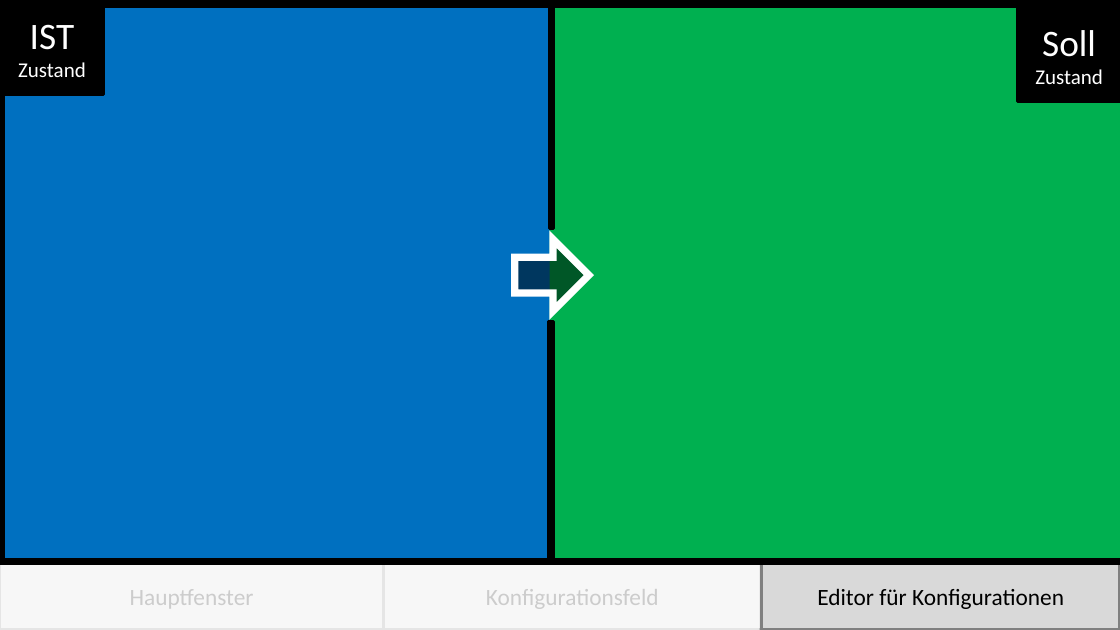
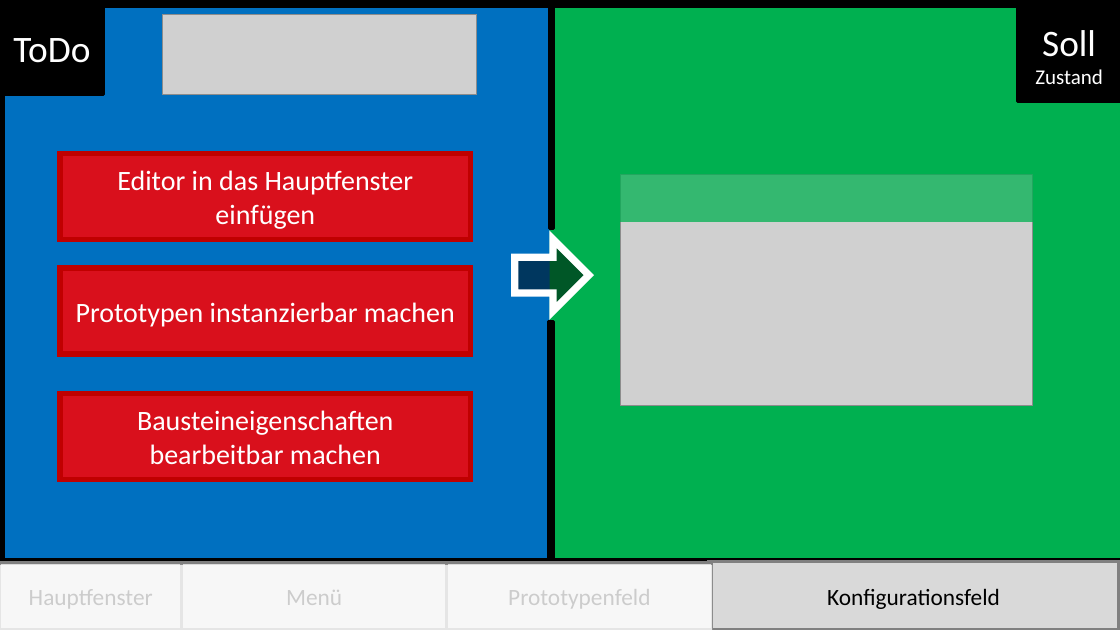
Before and after one commit to osl2/DAQ-Documents, a slide deck: slide 4 of 3-Implementierung/0-Ressourcen/2019-07-25 - Zwischenstandsbesprechung/2019-07-25-Zwischenstand-GUI.pptx. Drawn at 1120x630 pixels with LibreOffice and Linux fonts; fonts in the diff are those of the drawing; grey boxes stand for pictures. Boxes give left, top, right and bottom in pixels: in the first picture for what was removed or moved away, otherwise in the second. Text is boxed around its words. In the diff, an @@ line names an element or a change of style, - is before the commit and + after.

```diff
--- a/3-Implementierung/0-Ressourcen/2019-07-25 - Zwischenstandsbesprechung/2019-07-25-Zwischenstand-GUI.pptx
+++ b/3-Implementierung/0-Ressourcen/2019-07-25 - Zwischenstandsbesprechung/2019-07-25-Zwischenstand-GUI.pptx
@@ picture added at bbox=[162, 14, 476, 95] @@
@@ text in rectangle at bbox=[13, 38, 90, 63]: text changed; size 18 to 32 pt @@
-IST
-Zustand
+ToDo
@@ rectangle added at bbox=[60, 154, 471, 239], fill #FF0000 at 85% opacity, outline #C00000 4.5 pt, 24 pt, text #FFFFFF @@
+Editor in das Hauptfenster einfügen
@@ rectangle added at bbox=[596, 150, 1044, 222], fill #00B050 at 75% opacity @@
@@ picture added at bbox=[621, 175, 1033, 407] @@
@@ rectangle added at bbox=[60, 268, 471, 354], fill #FF0000 at 85% opacity, outline #C00000 4.5 pt, 24 pt, text #FFFFFF @@
+Prototypen instanzierbar machen
@@ rectangle added at bbox=[60, 393, 471, 479], fill #FF0000 at 85% opacity, outline #C00000 4.5 pt, 24 pt, text #FFFFFF @@
+Bausteineigenschaften bearbeitbar machen
@@ rectangle "Hauptfenster": place and size @@
-rectangle "Hauptfenster" at bbox=[0, 563, 383, 630]
+rectangle "Hauptfenster" at bbox=[0, 563, 181, 630]
@@ rectangle: place and size @@
-rectangle at bbox=[0, 549, 760, 630]
+rectangle at bbox=[0, 565, 712, 630]
@@ rectangle added at bbox=[181, 562, 447, 629], fill #D9D9D9, outline #808080 2.5 pt, 20 pt, text #000000 @@
+Menü
@@ rectangle added at bbox=[447, 563, 712, 630], fill #D9D9D9, outline #808080 2.5 pt, 20 pt, text #000000 @@
+Prototypenfeld
@@ rectangle "Konfigurationsfeld": place and size @@
-rectangle "Konfigurationsfeld" at bbox=[383, 563, 761, 630]
+rectangle "Konfigurationsfeld" at bbox=[709, 562, 1119, 629]
@@ rectangle removed at bbox=[762, 563, 1120, 630] @@
-Editor für Konfigurationen
```
Also in this commit, not shown: 1 other slide changed, 2 slides added, 2 slides removed, 4 other files.
